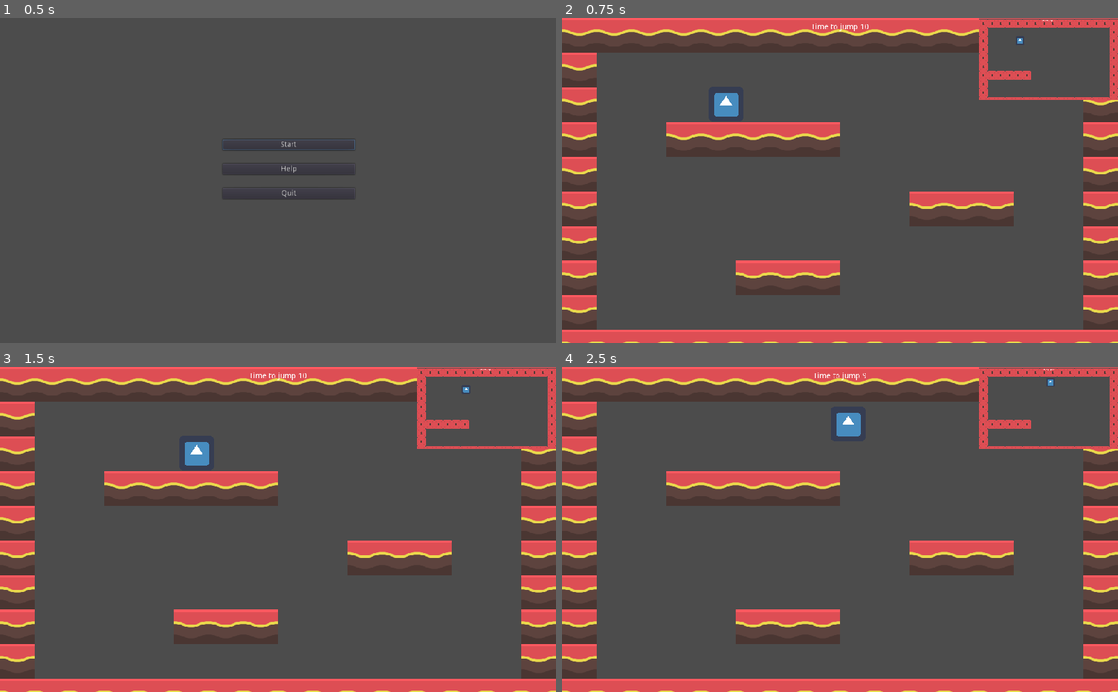
Above: before the commit, frames 1-4 (two rows, left to right).
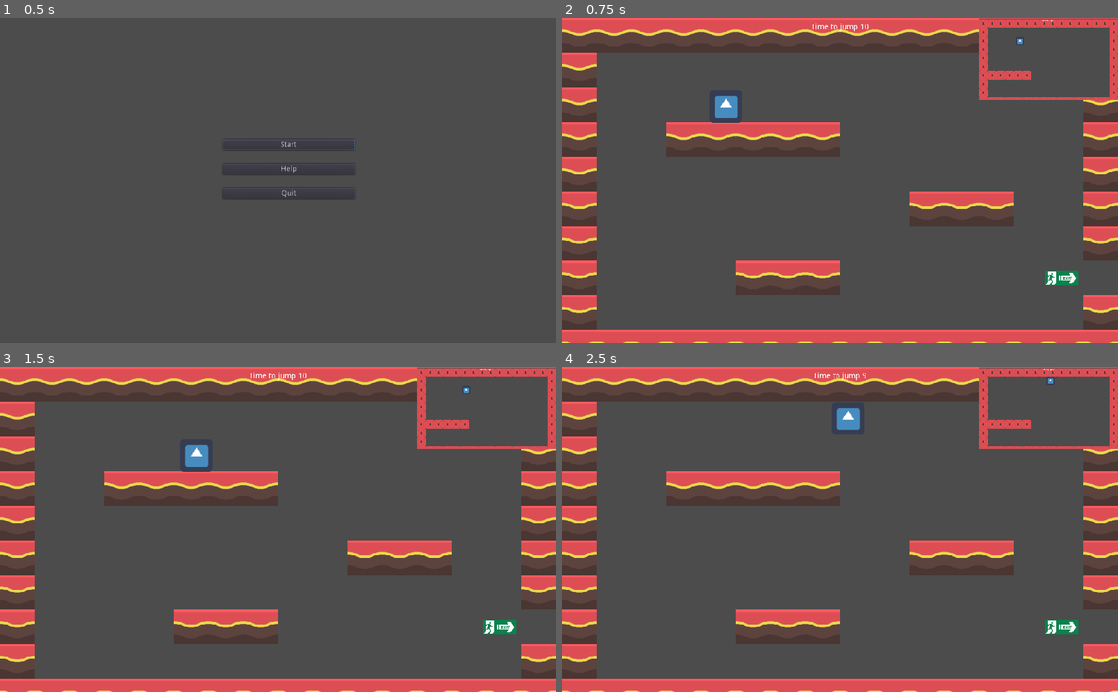
Above: after the commit, the same moments.

Repository: DanCorder/LudumDare51
Game: Godot game, scene res://Menu.tscn
The game is run twice, just before and just after one commit, with the same random seed, the same clock (stepped at 60 frames per second) and the same inputs. The engine's default icon, where the game draws it, is replaced by a stand-in: a white triangle on a blue panel in a dark square. Sound files missing from this copy of the repository are replaced by a short silence.
Inputs:
- Up to frame 1 (0.5 s): no input
- Up to frame 2 (0.75 s): click "Start" at 0.5 s
- Up to frame 3 (1.5 s): tap Enter at 1.25 s; hold D (move_right) from 1.28 s (still down)
- Up to frame 4 (2.5 s): tap Space (jump) at 1.52, 2.27 s; release D (move_right) at 2.03 s; hold S (move_down) from 2.03 s (still down)

Frame 1 is identical in both runs. In frame 2, 0.9% of the frame differs, in the area x 27-100%, y 6-86%; in frame 3, 0.9%; in frame 4, 1.0%, in the area x 49-100%, y 3-86%.

Commit message:
Add check for player entered win area

Diff:
--- a/CharacterController.gd
+++ b/CharacterController.gd
@@ -22,15 +22,17 @@
 
 var tile_shape;
 var collidable_container;
+var collision_shape;
 
 func _ready():
-	collidable_container = get_parent().get_node("level1");
+	collision_shape = get_child(0).get_child(0).shape;
+	collidable_container = get_parent().get_node("Tilemaps");
 	tile_shape = collidable_container.shape_owner_get_shape(0, 0);
 
 func is_colliding_with_collidable():
 	for tilemap in collidable_container.get_children():
 		for tile_pos in tilemap.get_used_cells():
-			if get_child(0).shape.collide(transform, tile_shape, Transform2D(0.0, tile_pos * tilemap.cell_size)):
+			if collision_shape.collide(transform, tile_shape, Transform2D(0.0, tile_pos * tilemap.cell_size)):
 				return true;
 
 	return false;
@@ -38,7 +40,7 @@
 func is_grounded():
 	for tilemap in collidable_container.get_children():
 		for tile_pos in tilemap.get_used_cells():
-			if get_child(0).shape.collide_with_motion(transform, Vector2.DOWN, tile_shape, Transform2D(0.0, tile_pos * tilemap.cell_size), Vector2.ZERO):
+			if collision_shape.collide_with_motion(transform, Vector2.DOWN, tile_shape, Transform2D(0.0, tile_pos * tilemap.cell_size), Vector2.ZERO):
 				coyote_timer = COYOTE_BUFFER_DURATION;
 				return true
 
--- /dev/null
+++ b/Level.gd
@@ -0,0 +1,3 @@
+extends Node2D
+
+export(String, FILE, "*.tscn") var next_level;
--- /dev/null
+++ b/Win Area.gd
@@ -0,0 +1,5 @@
+extends Area2D
+
+func _on_Win_Area_area_entered(area):
+	if area == get_parent().get_node("Player").get_node("Area2D"):
+		print(get_parent().next_level)
--- /dev/null
+++ b/Win Area.tscn
@@ -0,0 +1,8 @@
+[gd_scene load_steps=2 format=2]
+
+[ext_resource path="res://Win Area.gd" type="Script" id=1]
+
+[node name="Win Area" type="Area2D"]
+script = ExtResource( 1 )
+
+[connection signal="area_entered" from="." to="." method="_on_Win_Area_area_entered"]
--- a/fullmap.gd
+++ b/fullmap.gd
@@ -9,11 +9,10 @@
 var secondsOnCurrentLevel = 0
 var happyLand = true
 
-
 # Called when the node enters the scene tree for the first time.
 func _ready():
 	$LevelSwitchTimer.start()
-	$Player/Ghost.global_position.y += mapOffset
+	$Level/Player/Ghost.global_position.y += mapOffset
 	get_parent().get_child(0).make_current()
 
 
@@ -26,14 +25,14 @@
 			$HappyMusic.stop()
 			get_parent().get_child(1).make_current()
 			happyLand = false
-			$Player.global_position.y += mapOffset
-			$Player/Ghost.global_position.y -= 2 * mapOffset
+			$Level/Player.global_position.y += mapOffset
+			$Level/Player/Ghost.global_position.y -= 2 * mapOffset
 		else:
 			$HappyMusic.play($SadMusic.get_playback_position())
 			$SadMusic.stop()
 			get_parent().get_child(0).make_current()
 			happyLand = true
-			$Player.global_position.y -= mapOffset
-			$Player/Ghost.global_position.y += 2 * mapOffset
+			$Level/Player.global_position.y -= mapOffset
+			$Level/Player/Ghost.global_position.y += 2 * mapOffset
 
 	emit_signal("timeUpdate", secondsBetweenSwitching - secondsOnCurrentLevel)
--- a/fullmap.tscn
+++ b/fullmap.tscn
@@ -1,39 +1,21 @@
-[gd_scene load_steps=9 format=2]
+[gd_scene load_steps=6 format=2]
 
 [ext_resource path="res://level1.tscn" type="PackedScene" id=1]
 [ext_resource path="res://gameUi.tscn" type="PackedScene" id=2]
 [ext_resource path="res://chiptune_fulldemo_1.mp3" type="AudioStream" id=3]
 [ext_resource path="res://fullmap.gd" type="Script" id=4]
-[ext_resource path="res://icon.png" type="Texture" id=5]
-[ext_resource path="res://CharacterController.gd" type="Script" id=6]
 [ext_resource path="res://10seconds_song1_demo2_rock.mp3" type="AudioStream" id=7]
-
-[sub_resource type="RectangleShape2D" id=1]
-extents = Vector2( 32, 32 )
 
 [node name="Node2D" type="Node2D"]
 script = ExtResource( 4 )
 
 [node name="LevelSwitchTimer" type="Timer" parent="."]
 
-[node name="level1" parent="." instance=ExtResource( 1 )]
+[node name="Level" parent="." instance=ExtResource( 1 )]
 
 [node name="CanvasLayer" type="CanvasLayer" parent="."]
 
 [node name="Gui" parent="CanvasLayer" instance=ExtResource( 2 )]
-
-[node name="Player" type="Node2D" parent="."]
-position = Vector2( 302, 132 )
-script = ExtResource( 6 )
-
-[node name="CollisionShape2D" type="CollisionShape2D" parent="Player"]
-shape = SubResource( 1 )
-
-[node name="Sprite" type="Sprite" parent="Player"]
-texture = ExtResource( 5 )
-
-[node name="Ghost" type="Sprite" parent="Player"]
-texture = ExtResource( 5 )
 
 [node name="HappyMusic" type="AudioStreamPlayer" parent="."]
 stream = ExtResource( 3 )
--- a/level1.tscn
+++ b/level1.tscn
@@ -1,7 +1,12 @@
-[gd_scene load_steps=15 format=2]
+[gd_scene load_steps=22 format=2]
 
 [ext_resource path="res://tilesheet.png" type="Texture" id=1]
 [ext_resource path="res://spritesheet_complete.png" type="Texture" id=2]
+[ext_resource path="res://Win Area.tscn" type="PackedScene" id=3]
+[ext_resource path="res://assets/exit-right.png" type="Texture" id=4]
+[ext_resource path="res://CharacterController.gd" type="Script" id=5]
+[ext_resource path="res://icon.png" type="Texture" id=6]
+[ext_resource path="res://Level.gd" type="Script" id=7]
 
 [sub_resource type="ConvexPolygonShape2D" id=2]
 points = PoolVector2Array( 0, 0, 64, 0, 64, 64, 0, 64 )
@@ -294,16 +299,56 @@
 } ]
 0/z_index = 0
 
-[node name="level1" type="Area2D"]
-
-[node name="Happy" type="TileMap" parent="."]
+[sub_resource type="RectangleShape2D" id=15]
+extents = Vector2( 32, 32 )
+
+[sub_resource type="RectangleShape2D" id=16]
+extents = Vector2( 28, 28 )
+
+[node name="level1" type="Node2D"]
+script = ExtResource( 7 )
+next_level = "res://level1.tscn"
+
+[node name="Tilemaps" type="Area2D" parent="."]
+
+[node name="Happy" type="TileMap" parent="Tilemaps"]
 tile_set = SubResource( 13 )
 collision_use_parent = true
 format = 1
-tile_data = PoolIntArray( 0, 2, 0, 1, 2, 0, 2, 2, 0, 3, 2, 0 …(410 unchanged characters)… 8757, 2, 0, 458758, 2, 0, 458759, 2, 0, 458767, 2, 0, 524288, 2, 0, 524303, 2, 0, 589824, 2, 0 …(212 unchanged characters)…
-
-[node name="Sad" type="TileMap" parent="."]
+tile_data = PoolIntArray( 0, 2, 0, 1, 2, 0, 2, 2, 0, 3, 2, 0 …(410 unchanged characters)… 8757, 2, 0, 458758, 2, 0, 458759, 2, 0, 524288, 2, 0, 524303, 2, 0, 589824, 2, 0 …(212 unchanged characters)…
+
+[node name="Sad" type="TileMap" parent="Tilemaps"]
 tile_set = SubResource( 14 )
 collision_use_parent = true
 format = 1
 tile_data = PoolIntArray( 720896, 0, 0, 720897, 0, 0, 720898, 0, 0, 720899, 0, 0, 720900, 0, 0, 720901, 0, 0, 720902, 0 …(678 unchanged characters)…
+
+[node name="Win Area" parent="." instance=ExtResource( 3 )]
+position = Vector2( 1026, 480 )
+
+[node name="CollisionShape2D" type="CollisionShape2D" parent="Win Area"]
+shape = SubResource( 15 )
+
+[node name="Sprite" type="Sprite" parent="Win Area"]
+position = Vector2( -106, 0 )
+scale = Vector2( 0.126777, 0.126777 )
+texture = ExtResource( 4 )
+
+[node name="Player" type="Node2D" parent="."]
+position = Vector2( 302, 132 )
+script = ExtResource( 5 )
+
+[node name="Area2D" type="Area2D" parent="Player"]
+
+[node name="CollisionShape2D" type="CollisionShape2D" parent="Player/Area2D"]
+shape = SubResource( 16 )
+
+[node name="Sprite" type="Sprite" parent="Player"]
+position = Vector2( 9.53674e-07, -9.53674e-07 )
+scale = Vector2( 0.9375, 0.9375 )
+texture = ExtResource( 6 )
+
+[node name="Ghost" type="Sprite" parent="Player"]
+position = Vector2( 2.20537e-06, -2.02656e-06 )
+scale = Vector2( 0.9375, 0.9375 )
+texture = ExtResource( 6 )
Binary file added: assets/exit-left.png
Not shown, added: assets/exit-left.png.import
Binary file added: assets/exit-right.png
Not shown, added: assets/exit-right.png.import
